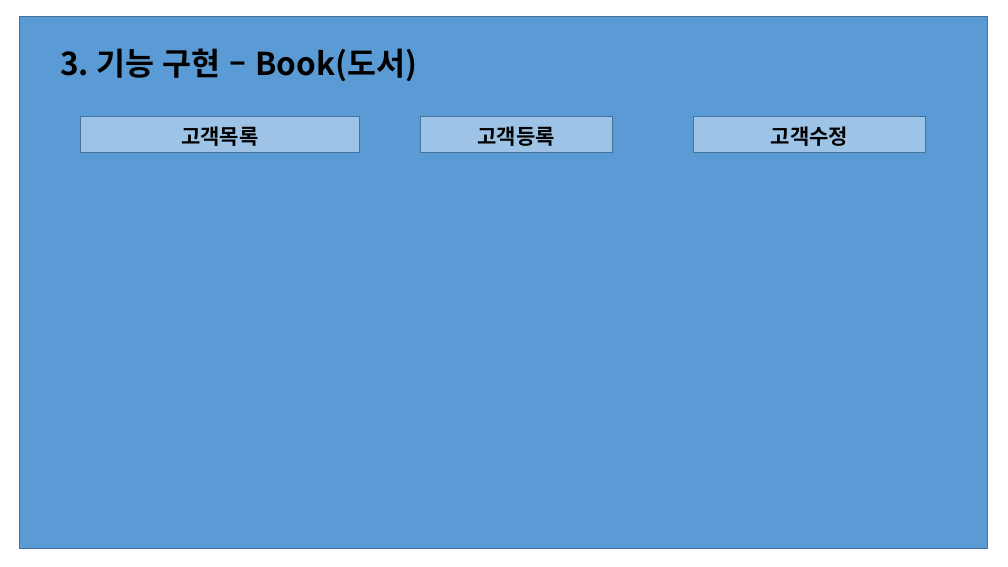
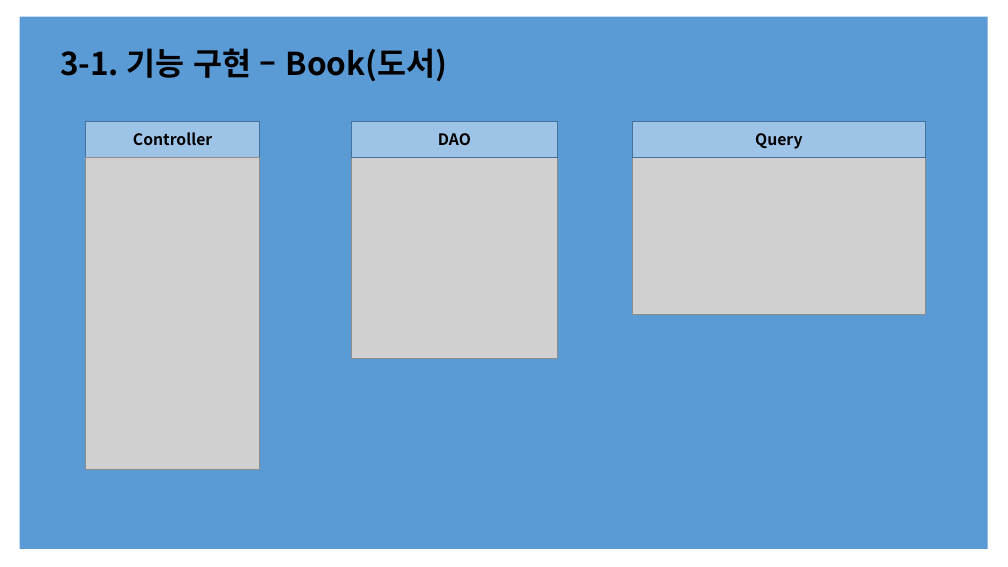
Before and after one commit to GGGGGGGGGGGGGGGil/Performance-Evaluation, a slide deck: slide 6 of 10.모던 웹 애플리케이션 개발2/모던 웹 애플리케이션 개발2_길은섭.pptx. Drawn at 1008x567 pixels with LibreOffice and Linux fonts; fonts in the diff are those of the drawing; grey boxes stand for pictures. Boxes give left, top, right and bottom in pixels: in the first picture for what was removed or moved away, otherwise in the second. Text is boxed around its words. In the diff, an @@ line names an element or a change of style, - is before the commit and + after.

```diff
--- a/10.모던 웹 애플리케이션 개발2/모던 웹 애플리케이션 개발2_길은섭.pptx
+++ b/10.모던 웹 애플리케이션 개발2/모던 웹 애플리케이션 개발2_길은섭.pptx
@@ rectangle at box(20, 17, 988, 549): outline #43739E 1 pt to none @@
@@ title at box(60, 48, 448, 81): text changed @@
-3. 기능 구현 – Book(도서)
+3-1. 기능 구현 – Book(도서)
@@ rectangle removed at box(81, 117, 359, 153) @@
@@ rectangle removed at box(693, 117, 926, 153) @@
@@ rectangle added at box(86, 122, 260, 157), fill #9DC3E6, outline #43739E 1 pt, 15 pt, text #000000, bold @@
+Controller
@@ text removed at box(181, 126, 258, 146) @@
-고객목록
@@ rectangle: place and size @@
-rectangle at box(420, 117, 613, 153)
+rectangle at box(352, 122, 558, 157)
@@ text added at box(438, 133, 471, 145), 15 pt, text #000000, bold @@
+DAO
@@ text removed at box(478, 126, 555, 146) @@
-고객등록
@@ rectangle added at box(632, 122, 926, 157), fill #9DC3E6, outline #43739E 1 pt, 15 pt, text #000000, bold @@
+Query
@@ text removed at box(771, 126, 848, 146) @@
-고객수정
@@ picture added at box(86, 157, 260, 470) @@
@@ picture added at box(352, 157, 558, 358) @@
@@ picture added at box(632, 157, 926, 315) @@
```
Also in this commit, not shown: 7 other slides changed, 2 slides added, 1 other file.
